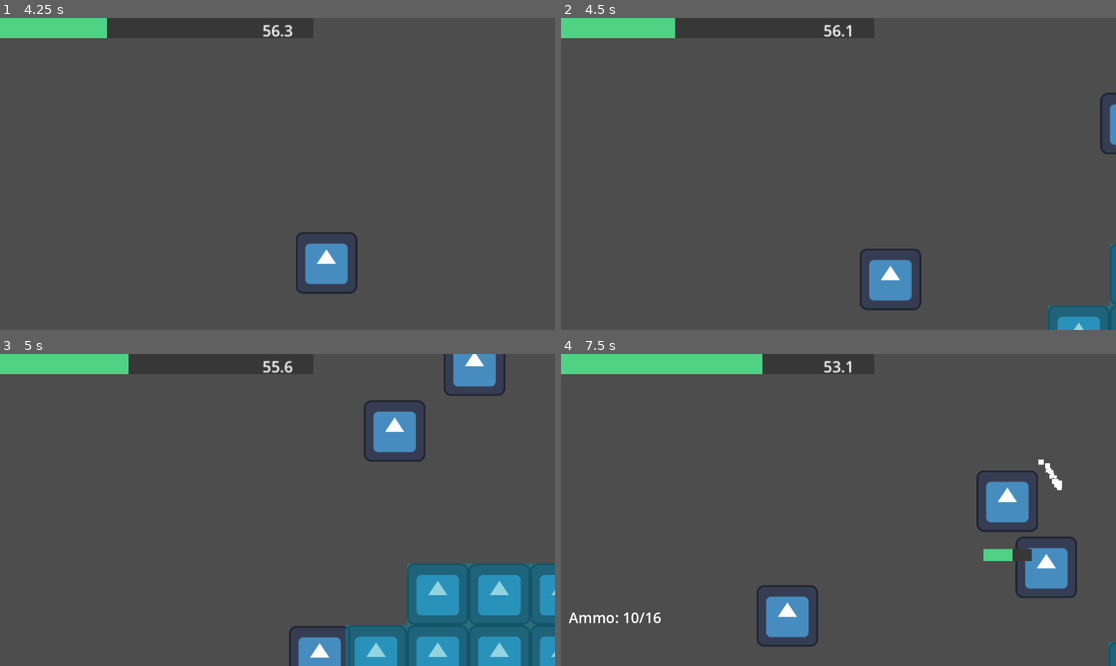
Above: before the commit, frames 1-4 (two rows, left to right).
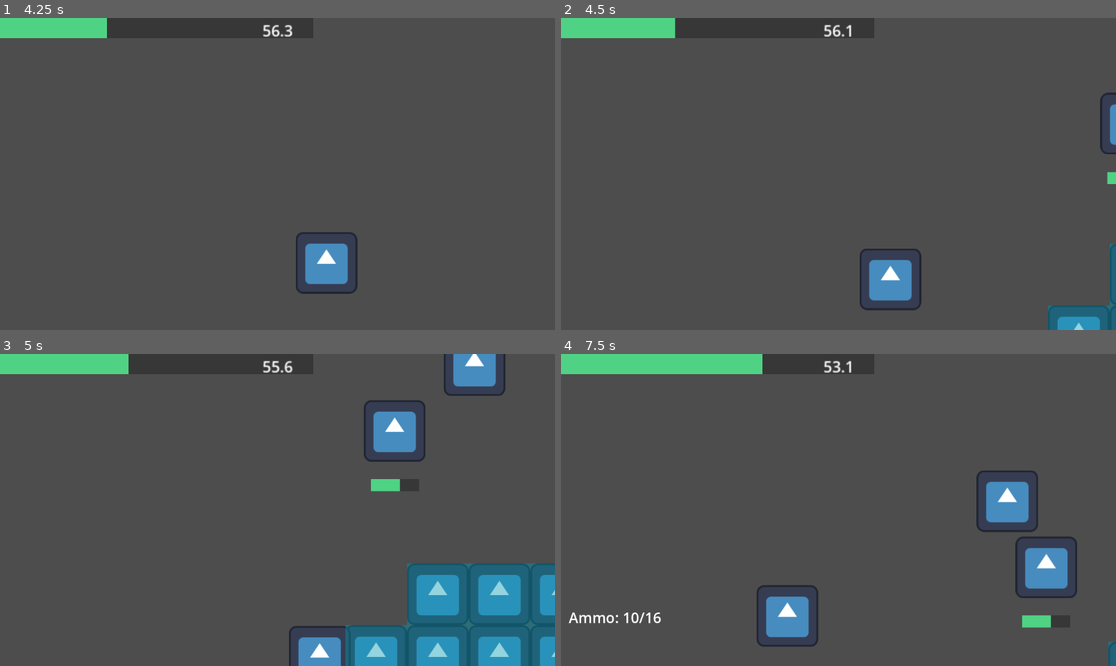
Above: after the commit, the same moments.

Repository: dzfrias/gladiator
Game: Godot game, scene res://scenes/test_scene.tscn
Same seed, same stepped clock (60 frames per second), same inputs: the game is played once before the commit and once after it. The engine's default icon, where the game draws it, is replaced by a stand-in: a white triangle on a blue panel in a dark square.
Inputs (mouse positions are in pixels of both pictures, inside the frame that each line leads up to):
- Up to frame 1 (4.25 s): click "Enter Mission" at 0.5 s; move the mouse to (399, 158) at 1.27 s; press the mouse at (399, 158) at 1.28 s; hold D (right) 1.28-2.78 s; tap Space (jump) at 1.52, 1.82, 2.27, 2.57, 3.77, 4.07 s; move the mouse to (166, 189) at 2.02 s; release the mouse at (166, 189) at 2.03 s; click (166, 189) at 2.1 s; move the mouse to (333, 105) at 2.77 s; hold A (left) 2.78-3.53 s; hold E (roll) 2.78-3.53 s; click (333, 105) at 3.05 s; move the mouse to (249, 236) at 3.52 s; hold D (right) from 3.53 s (still down); tap Q (toggle_weapon) at 3.6 s; click (249, 236) at 3.8 s
- Up to frame 2 (4.5 s): keep holding D (right); move the mouse to (1005, 220) at 4.27 s; press the mouse at (1005, 220) at 4.28 s
- Up to frame 3 (5 s): keep holding D (right); tap Space (jump) at 4.52, 4.82 s
- Up to frame 4 (7.5 s): move the mouse to (672, 463) at 5.02 s; release D (right) at 5.03 s; release the mouse at (672, 463) at 5.03 s; hold A (left) 5.03-5.78 s; click (672, 463) at 5.1 s; tap Space (jump) at 5.27, 5.57, 6.77, 7.07 s; move the mouse to (866, 510) at 5.77 s; hold D (right) 5.78-6.53 s; hold E (roll) 5.78-6.53 s; click (866, 510) at 6.05 s; move the mouse to (755, 432) at 6.52 s; hold A (left) from 6.53 s (still down); tap Q (toggle_weapon) at 6.6 s; click (755, 432) at 6.8 s; move the mouse to (960, 494) at 7.27 s; press the mouse at (960, 494) at 7.28 s

Frame 1 is identical in both runs. In frame 2, less than 0.1% of the frame differs, in the area x 98-100%, y 49-54%; in frame 3, 0.2%; in frame 4, 0.6%, in the area x 76-91%, y 33-88%.

Commit message:
set player shooting to direction facing

Diff:
--- a/scripts/player/player.gd
+++ b/scripts/player/player.gd
@@ -138,5 +138,8 @@
 func get_weapon() -> Weapon:
 	return _weapon
 
+func get_direction():
+	return _direction
+
 func get_health() -> Health:
 	return $Health;
--- a/scripts/player/weapon.gd
+++ b/scripts/player/weapon.gd
@@ -26,10 +26,8 @@
 	if ammo <= 0 or !can_fire:
 		return
 
-	var mouse_position = get_global_mouse_position()
-
 	var space_state = get_world_2d().direct_space_state
-	var direction = (mouse_position - global_position).normalized()
+	var direction = Vector2(Player.Instance.get_direction(), 0)
 	var query = PhysicsRayQueryParameters2D.create(global_position, global_position + (direction * weapon_stats.weapon_range))
 	query.collide_with_areas = true
 	query.collision_mask = Constants.ENTITY_LAYER | Constants.ENVIRONMENT_LAYER
